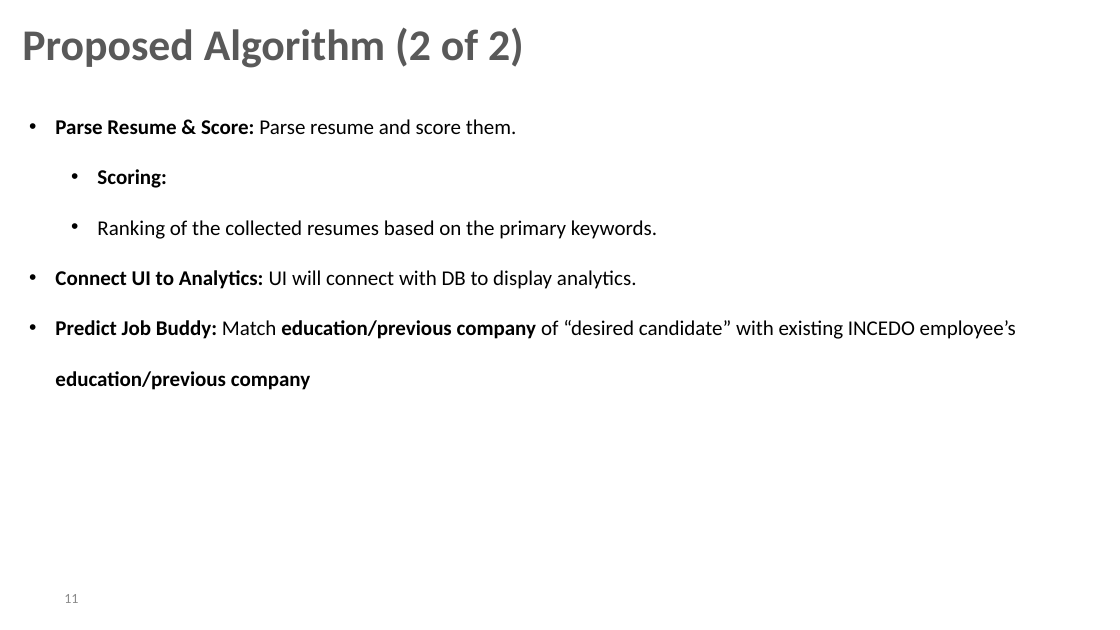
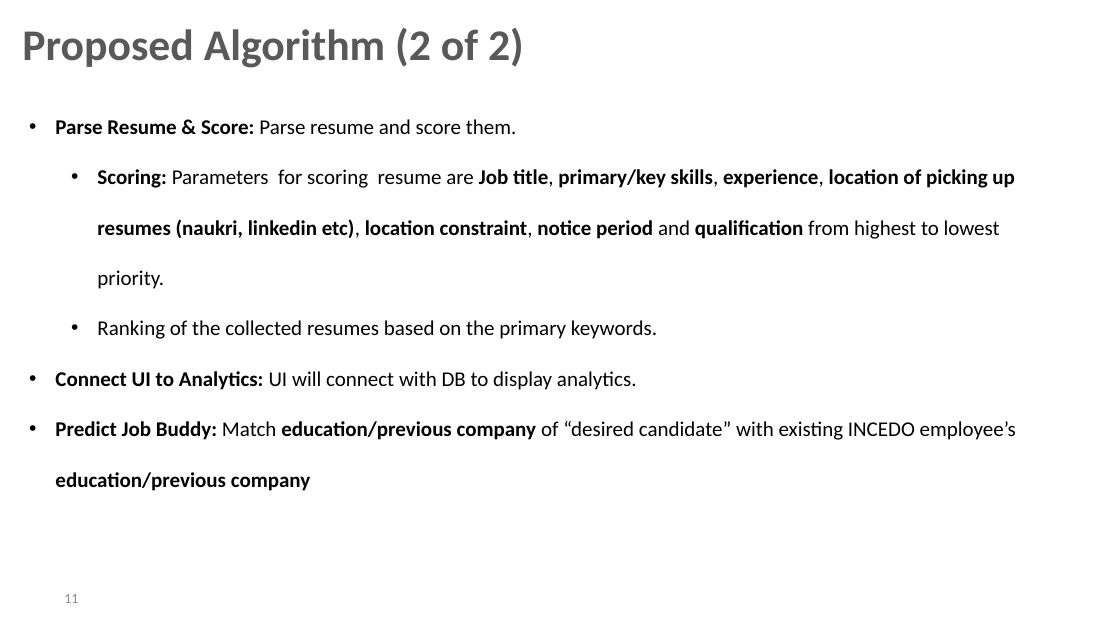
Before and after one commit to incedo-hack/C.O.L-Inc, a slide deck: slide 11 of IHRP_INC3_20180201_v1.0.pptx. Drawn at 1120x630 pixels with LibreOffice and Linux fonts; fonts in the diff are those of the drawing; background and template pictures are left out. Boxes give left, top, right and bottom in pixels: in the first picture for what was removed or moved away, otherwise in the second. Text is boxed around its words. In the diff, an @@ line names an element or a change of style, - is before the commit and + after.

Commit message:
PPT

```diff
--- a/IHRP_INC3_20180201_v1.0.pptx
+++ b/IHRP_INC3_20180201_v1.0.pptx
@@ text at bbox=[97, 169, 1015, 289]: text changed @@
-  • Scoring:
+  • Scoring: Parameters for scoring resume are Job title, primary/key skills, experience, location of picking up resumes (naukri, linkedin etc), location constraint, notice period and qualification from highest to lowest priority.
```
Also in this commit, not shown: 1 other slide changed.
